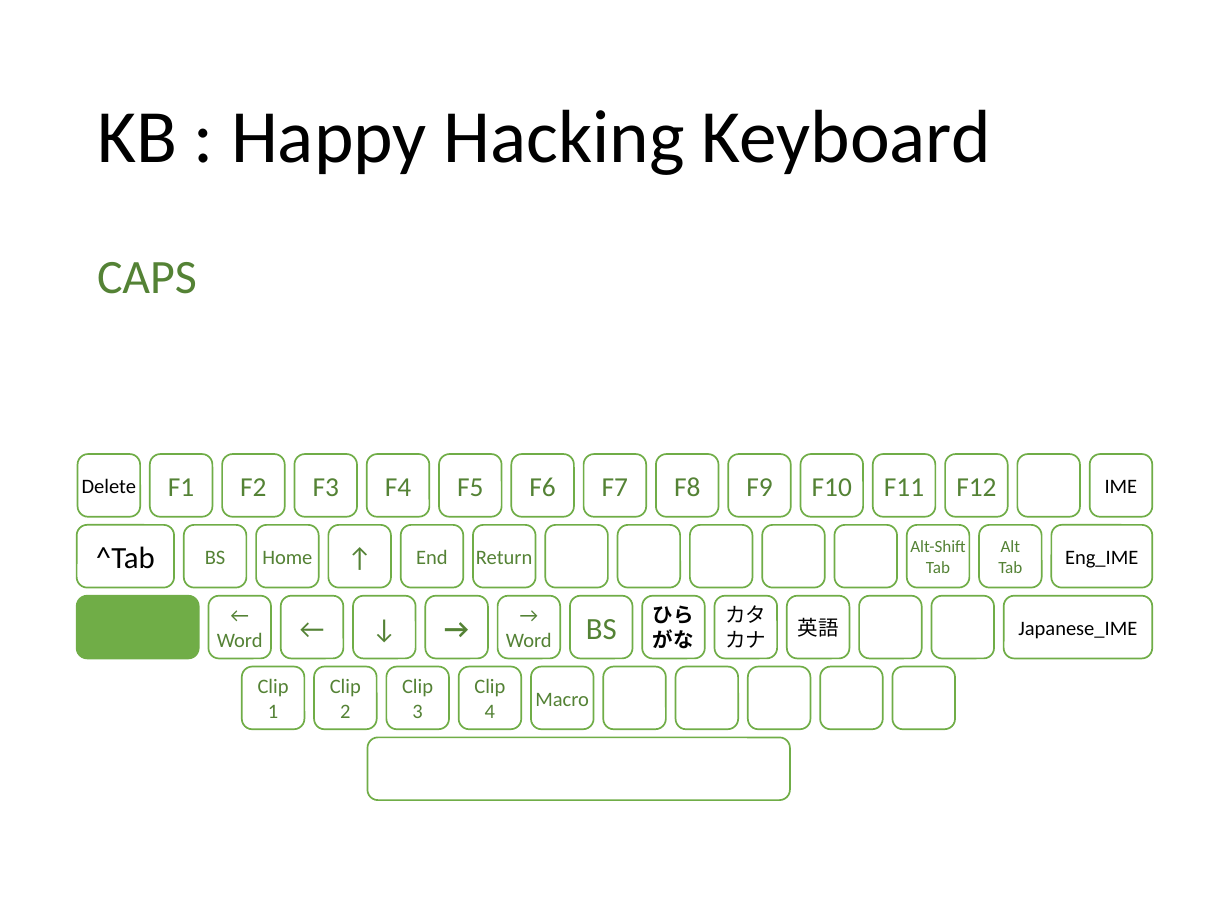
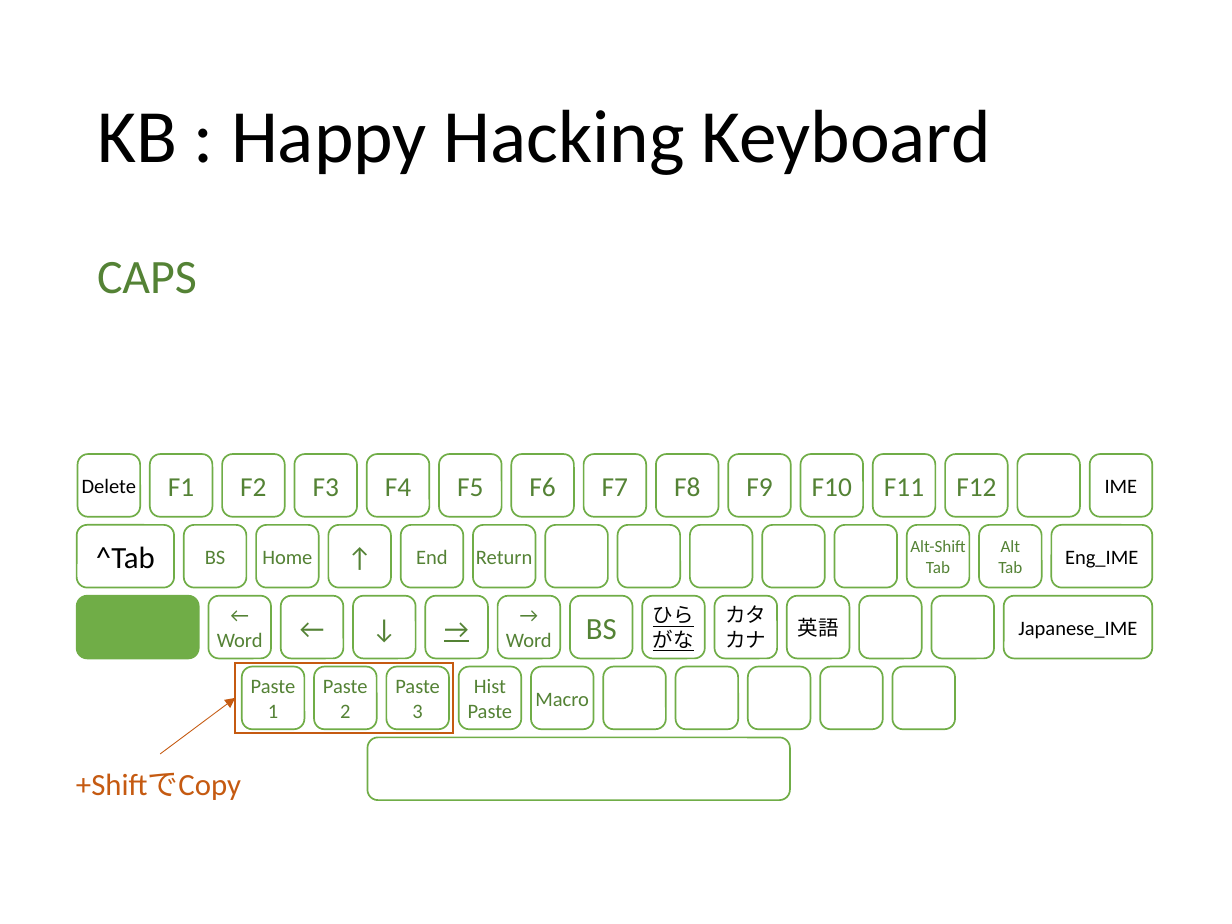
Before and after one commit to ittooo66/myAHK, a slide deck: slide 4 of MANUAL.pptx (slide 5 before the commit). Drawn at 1232x924 pixels with LibreOffice and Linux fonts; fonts in the diff are those of the drawing. Boxes give left, top, right and bottom in pixels: in the first picture for what was removed or moved away, otherwise in the second. Text is boxed around its words. In the diff, an @@ line names an element or a change of style, - is before the commit and + after.

```diff
--- a/MANUAL.pptx
+++ b/MANUAL.pptx
@@ rounded rectangle "→" at [425, 596, 488, 659]: bold off, underline on @@
@@ rounded rectangle "ひら" at [642, 596, 705, 659]: bold off, underline on @@
@@ rectangle added at [235, 663, 453, 733], outline #C55A11 1 pt @@
@@ text in rounded rectangle at [251, 680, 296, 693]: text changed @@
-Clip
+Paste
@@ text in rounded rectangle at [323, 680, 368, 693]: text changed @@
-Clip
+Paste
@@ text in rounded rectangle at [395, 680, 440, 693]: text changed @@
-Clip
+Paste
@@ text in rounded rectangle at [468, 679, 513, 718]: text changed @@
-Clip
-4
+Hist
+Paste
@@ arrow added from (160, 754) to (235, 697), #C55A11 0.5 pt @@
@@ text added at [76, 772, 241, 800], 18 pt, text #C55A11 @@
++ShiftでCopy
```
Also in this commit, not shown: 7 other slides changed, 1 slide added, 2 slides removed.
